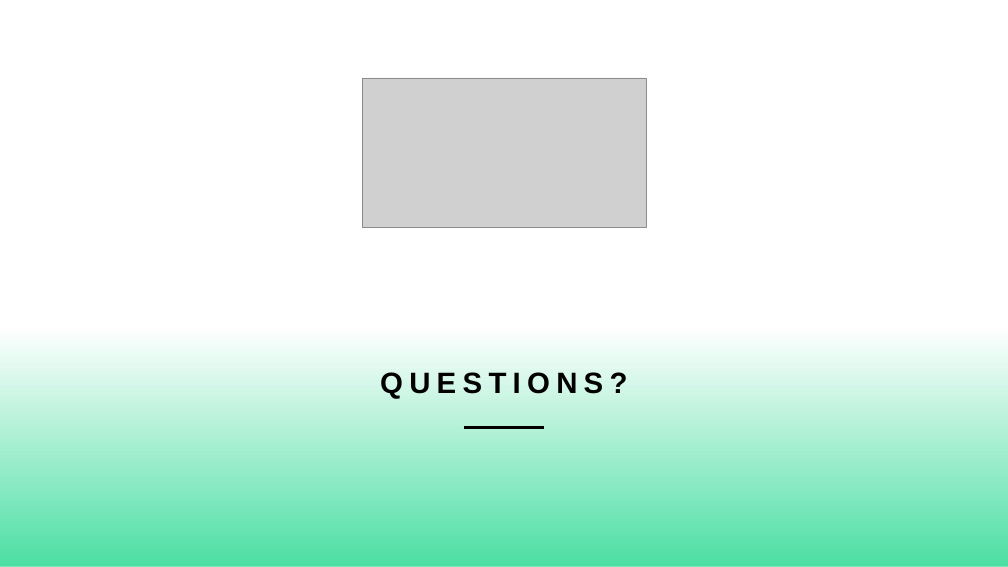
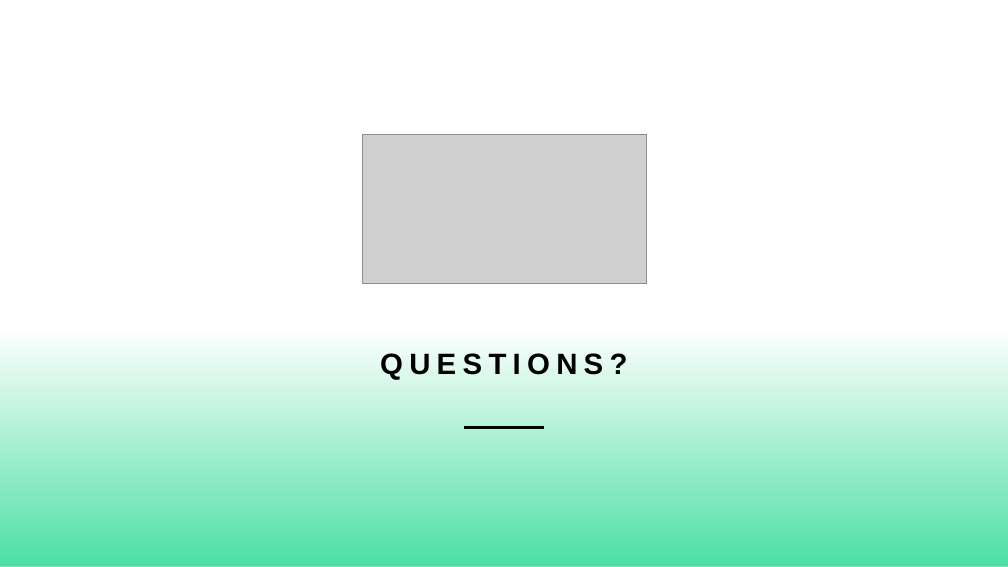
Before and after one commit to logon02/CSU-Senior-Project, a slide deck: slide 11 of docs/DefensePresentation.pptx. Drawn at 1008x567 pixels with LibreOffice and Linux fonts; fonts in the diff are those of the drawing; grey boxes stand for pictures. Boxes give left, top, right and bottom in pixels: in the first picture for what was removed or moved away, otherwise in the second. Text is boxed around its words. In the diff, an @@ line names an element or a change of style, - is before the commit and + after.

```diff
--- a/docs/DefensePresentation.pptx
+++ b/docs/DefensePresentation.pptx
@@ picture: place and size @@
-picture at (362, 78, 646, 227)
+picture at (362, 135, 646, 284)
@@ title "QUESTIONS?": place and size @@
-title "QUESTIONS?" at (380, 372, 627, 399)
+title "QUESTIONS?" at (380, 353, 627, 380)
```
Also in this commit, not shown: 5 other slides changed.
